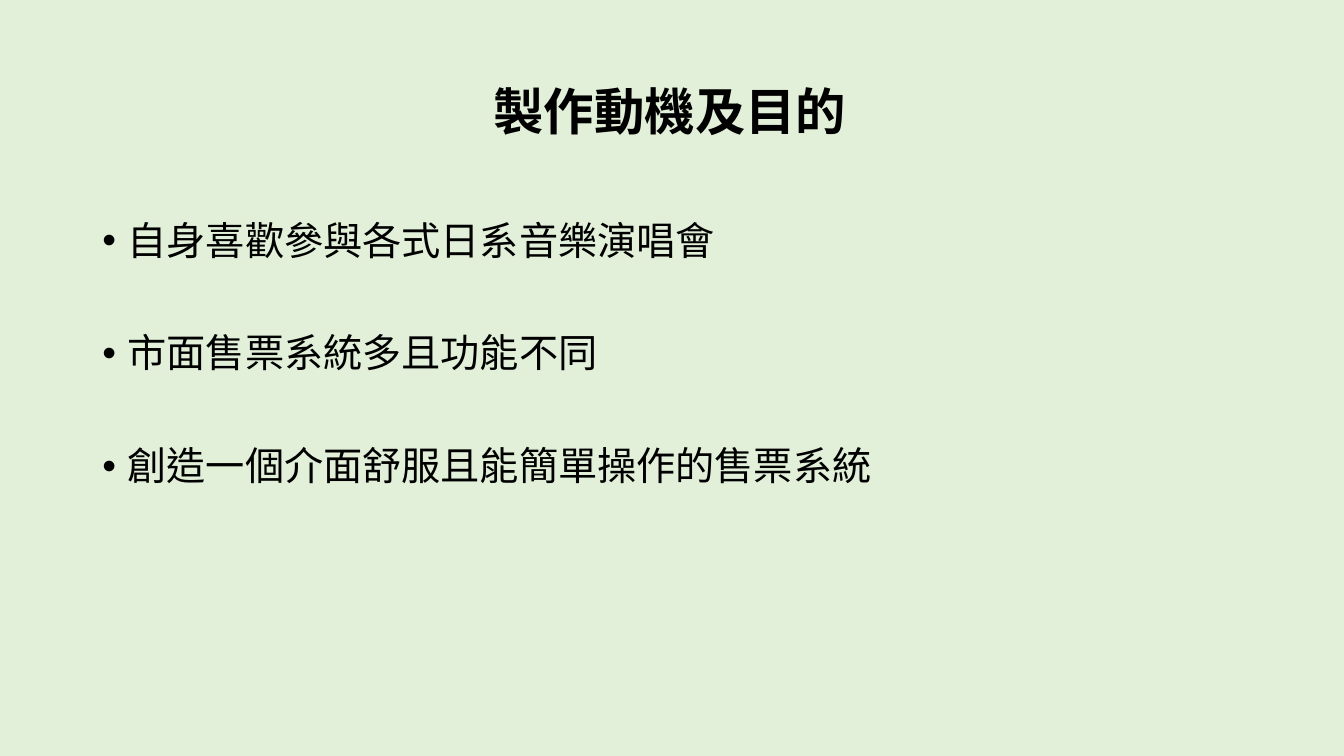
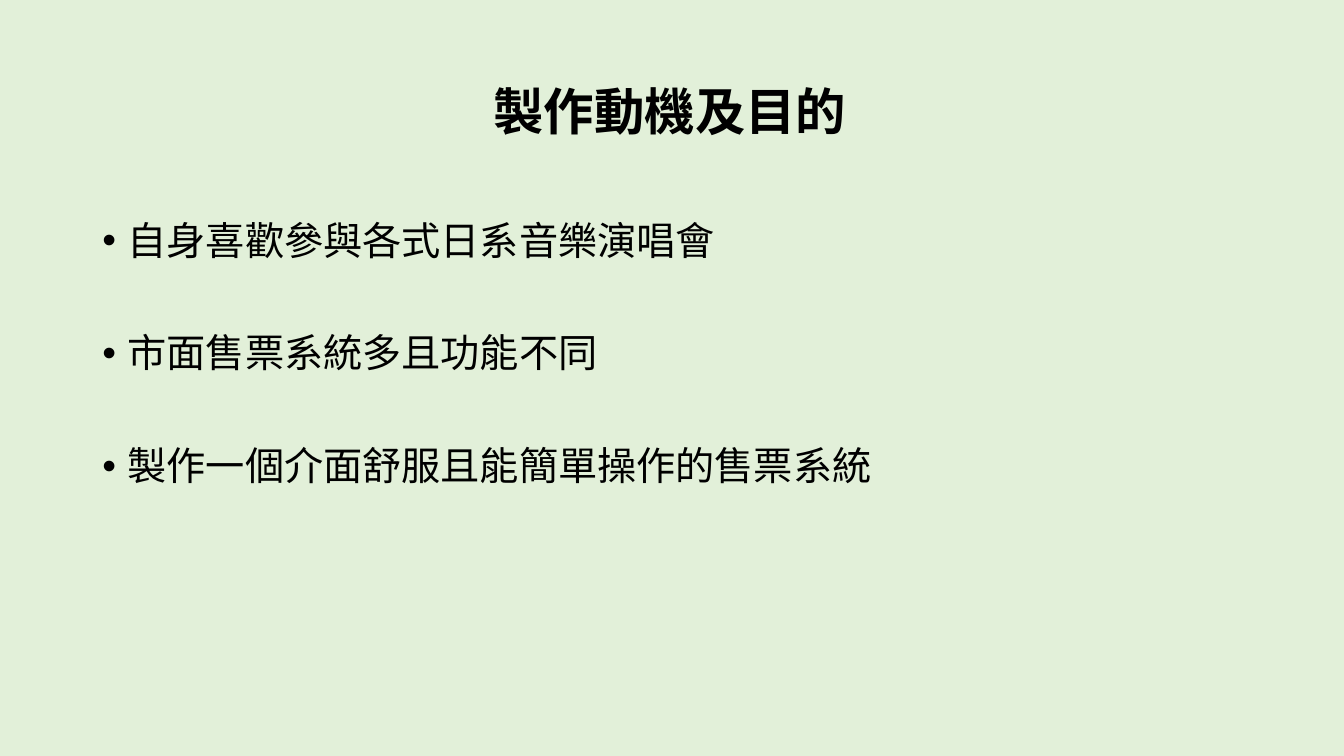
Before and after one commit to ZHAO-ZHIJIA/tixmart, a slide deck: slide 2 of MyProjects/PPT/售票.pptx. Drawn at 1344x756 pixels with LibreOffice and Linux fonts; fonts in the diff are those of the drawing. Boxes give left, top, right and bottom in pixels: in the first picture for what was removed or moved away, otherwise in the second. Text is boxed around its words. In the diff, an @@ line names an element or a change of style, - is before the commit and + after.

```diff
--- a/MyProjects/PPT/售票.pptx
+++ b/MyProjects/PPT/售票.pptx
@@ text at [128, 447, 872, 484]: text changed @@
-• 創造一個介面舒服且能簡單操作的售票系統
+• 製作一個介面舒服且能簡單操作的售票系統
```
Also in this commit, not shown: 1 other slide changed.
